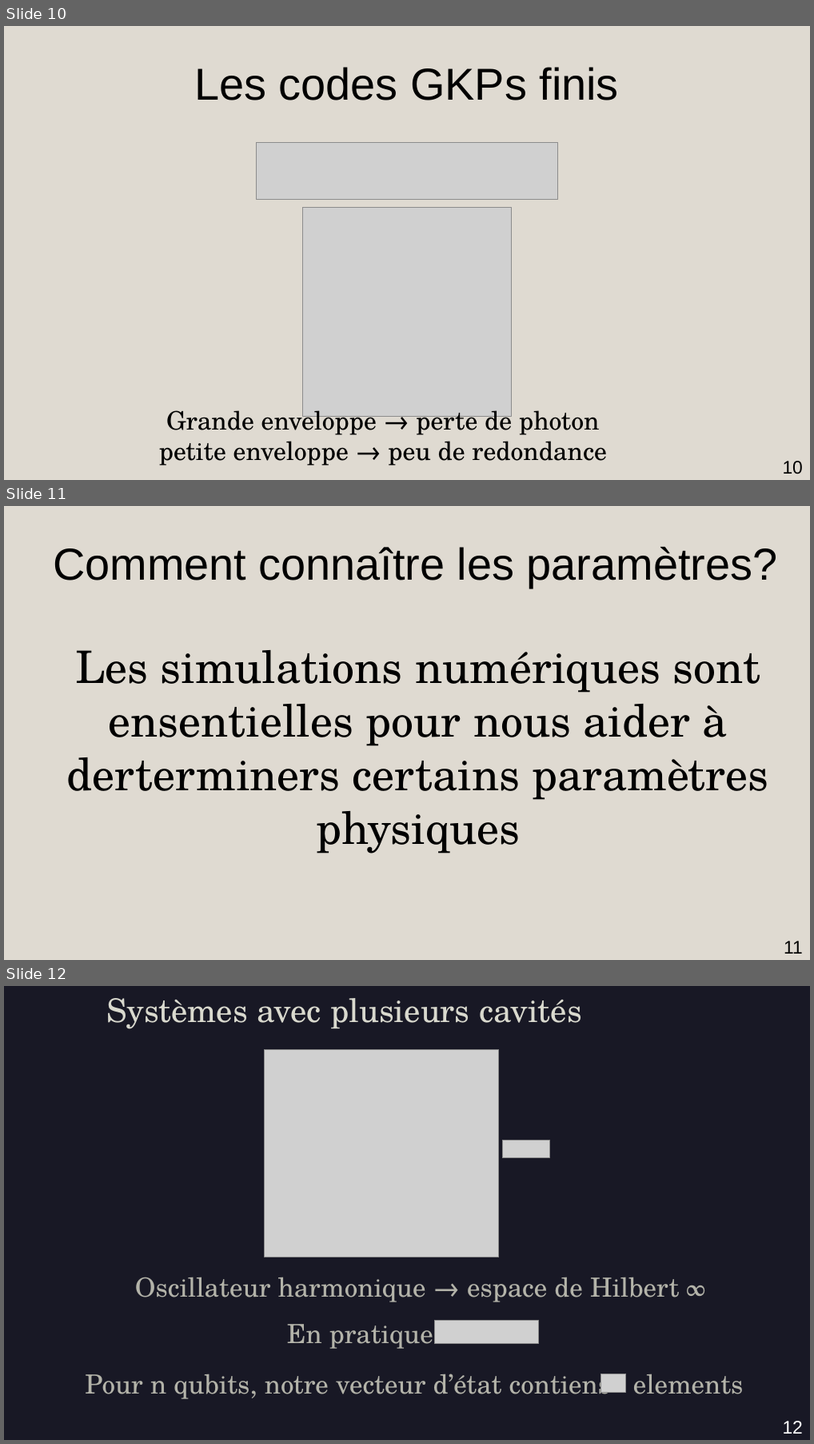
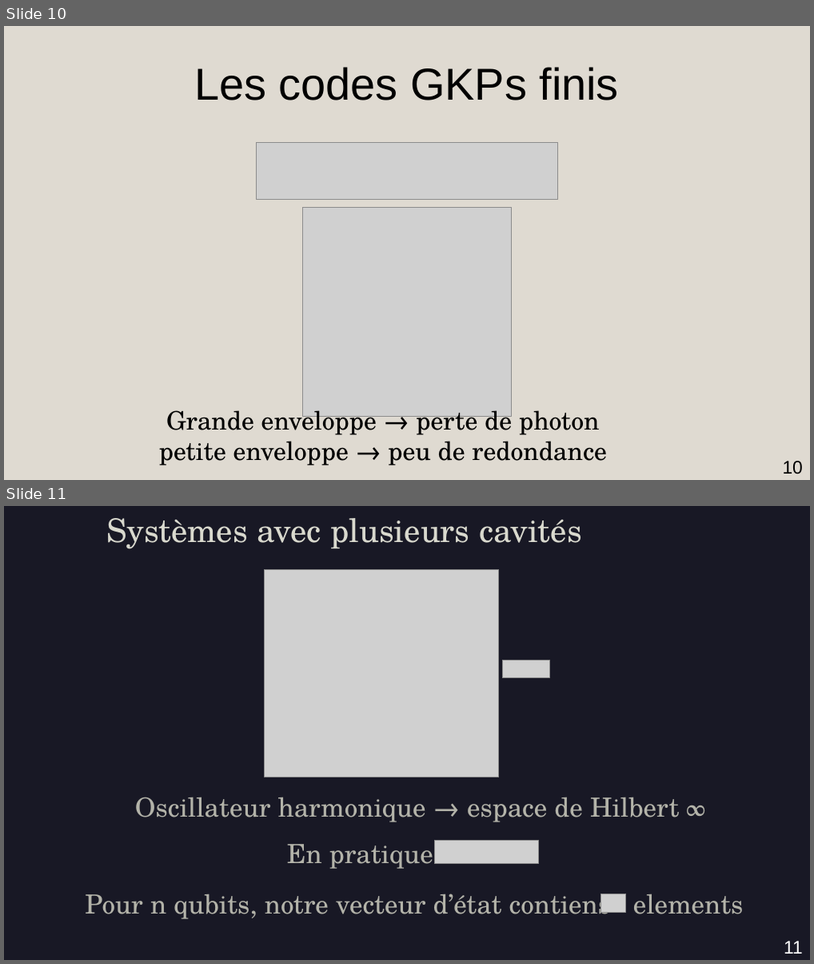
Before and after one commit to AmdaU/presentations, a slide deck: Seminaire/Seminaire.odp. Shown one above the other, each under a label of ours: slides 10, 11 and 12 before the commit, slides 10 and 11 after it. The pictures are 814x1444 and 814x964 pixels, drawn with LibreOffice and Linux fonts; fonts in the diff are those of the drawing; grey boxes stand for pictures. Boxes give left, top, right and bottom in pixels: in the first picture for what was removed or moved away, otherwise in the second. Text is boxed around its words. In the diff, an @@ line names an element or a change of style, - is before the commit and + after.

```diff
--- a/Seminaire/Seminaire.odp
+++ b/Seminaire/Seminaire.odp
@@ slide 11 removed at (x1=4, y1=506, x2=810, y2=960), background #DFDAD1 @@
@@ title removed at (x1=53, y1=547, x2=778, y2=588) @@
-Comment connaître les paramètres?
@@ title removed at (x1=67, y1=650, x2=770, y2=853) @@
-Les simulations numériques sont ensentielles pour nous aider à derterminers certains paramètres physiques
@@ page number removed at (x1=784, y1=940, x2=803, y2=953) @@
-11
@@ what was slide 12 is now slide 11 @@
@@ page number at (x1=784, y1=940, x2=803, y2=953): text changed @@
-12
+11
```
Also in this commit, not shown: 3 slides changed, 2 slides added, 2 other slides removed, 1 other file.
